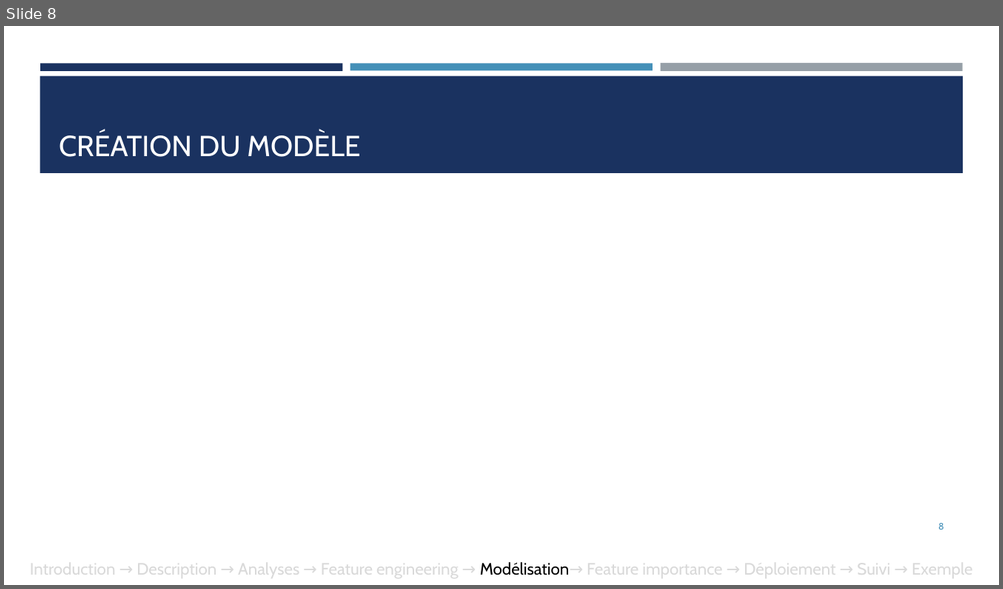
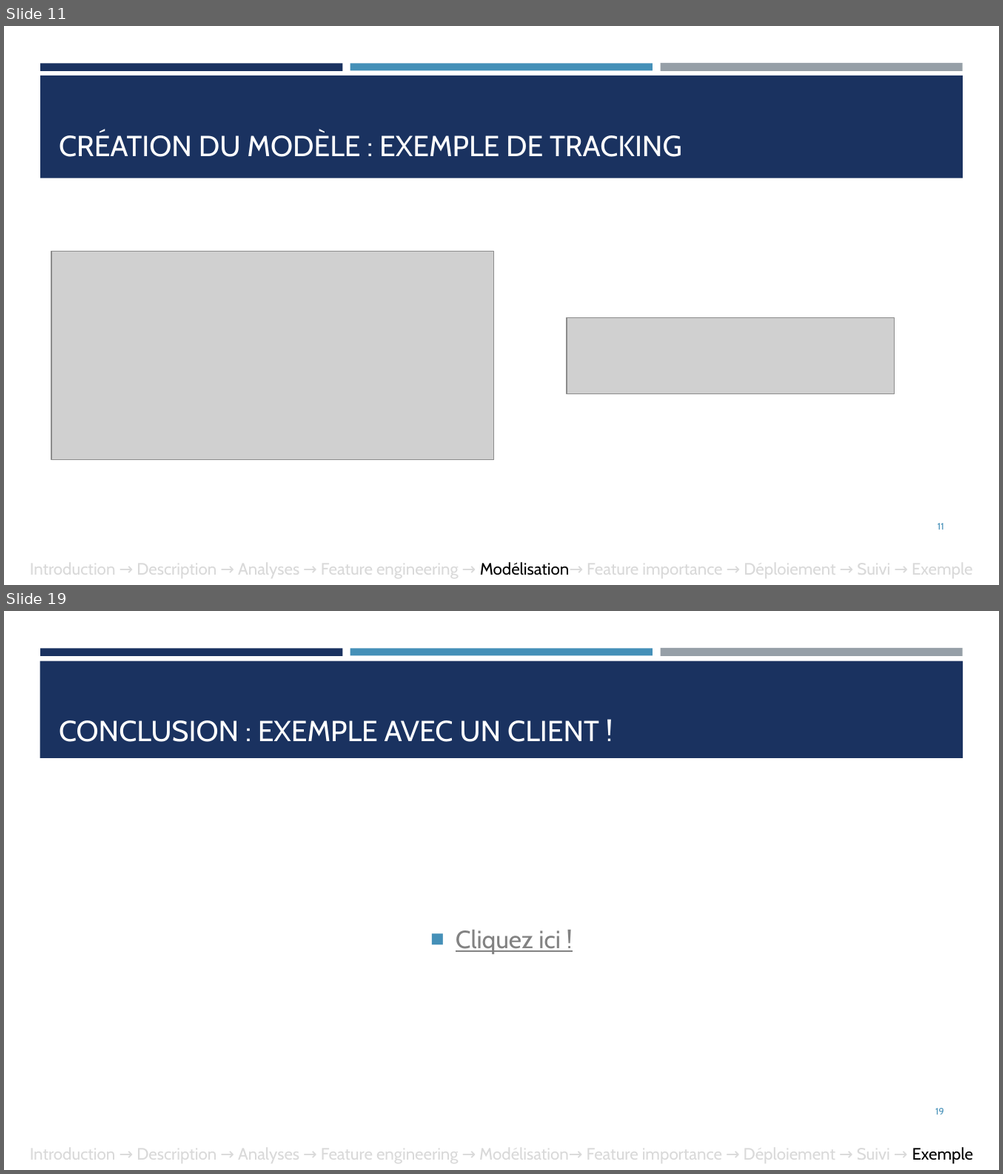
Before and after one commit to ludovicchmz/OpenClassrooms-DataScientist-Projet7, a slide deck: Chaumaz_Ludovic_6_presentation_102025.pptx. Shown one above the other, each under a label of ours: slide 8 before the commit, slides 11 and 19 after it; the slides between them are not shown. The pictures are 1003x589 and 1003x1174 pixels, drawn with LibreOffice and Linux fonts; fonts in the diff are those of the drawing; grey boxes stand for pictures. Boxes give left, top, right and bottom in pixels: in the first picture for what was removed or moved away, otherwise in the second. Text is boxed around its words. In the diff, an @@ line names an element or a change of style, - is before the commit and + after.

```diff
--- a/Chaumaz_Ludovic_6_presentation_102025.pptx
+++ b/Chaumaz_Ludovic_6_presentation_102025.pptx
@@ slide 19 added at (4,611,999,1170), background #FFFFFF; not listed: 3 template elements that a slide beside it also shows @@
@@ rectangle added at (40,661,963,758), fill #1A3260 @@
@@ title added at (59,721,599,742), 28 pt, text #FFFFFF @@
+CONCLUSION : EXEMPLE AVEC UN CLIENT !
@@ text added at (455,930,560,954), 24 pt, text #828282, underline @@
+■ Cliquez ici !
@@ page number added at (935,1108,944,1115), 9 pt, text #4590B8 @@
+19
@@ text added at (30,1145,973,1165), 16 pt, text #D9D9D9 @@
+Introduction → Description → Analyses → Feature engineering → Modélisation→ Feature importance → Déploiement → Suivi → Exemple
@@ what was slide 8 is now slide 11 @@
@@ slide 11 changed as well @@
@@ rectangle: place and size @@
-rectangle at (40,76,963,173)
+rectangle at (40,76,963,178)
@@ title at (59,132,682,157): text changed @@
-CRÉATION DU MODÈLE
+CRÉATION DU MODÈLE : EXEMPLE DE TRACKING
@@ picture added at (52,251,494,460) @@
@@ picture added at (566,318,894,394) @@
@@ page number at (937,523,944,530): text changed @@
-8
+11
```
Also in this commit, not shown: 1 other slide changed, 10 other slides added, 4 other files.
